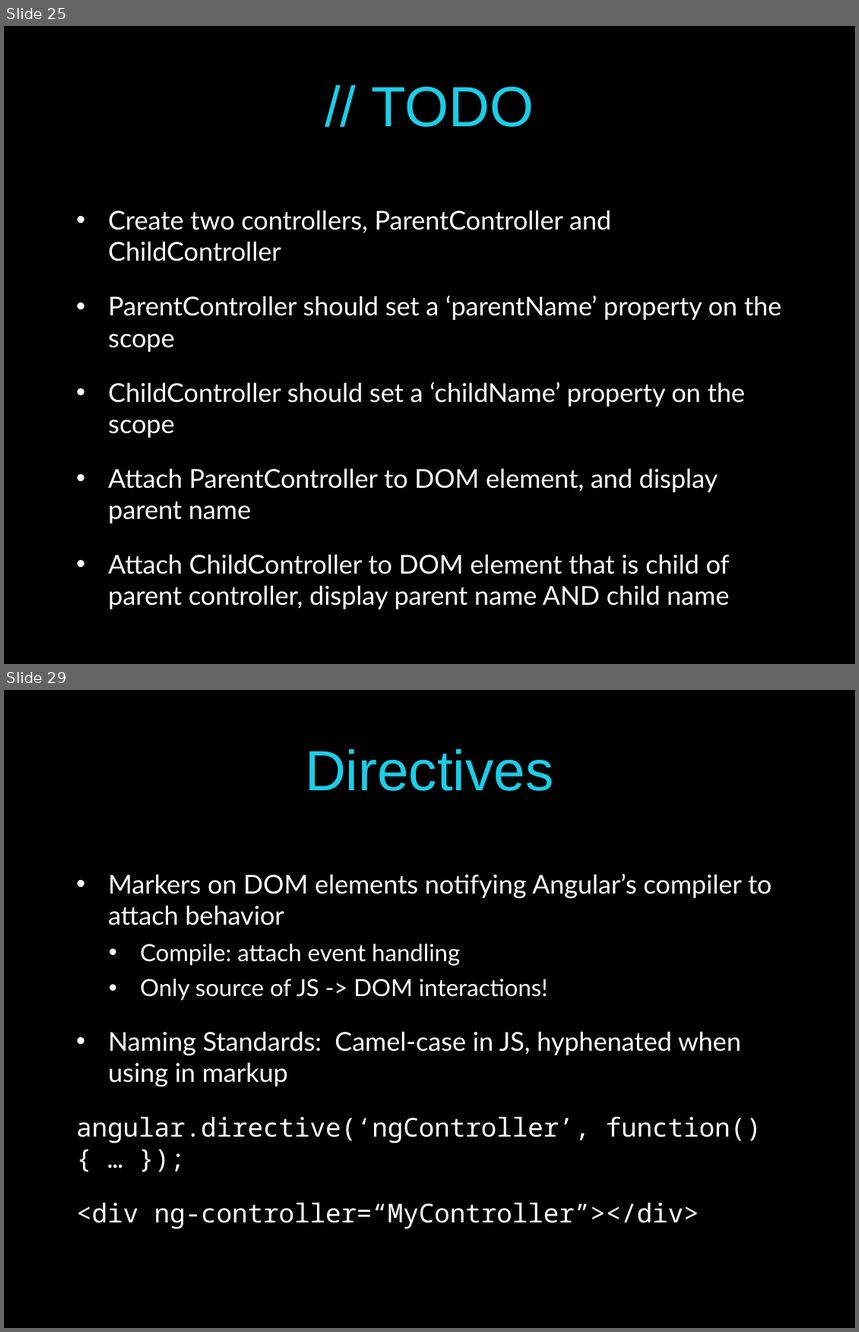
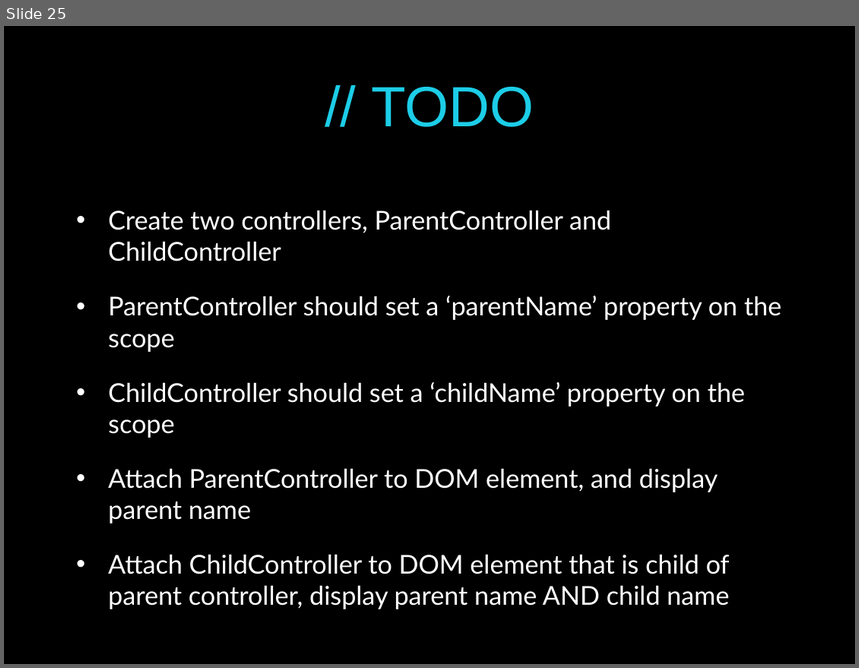
Before and after one commit to pmaccart/ng-bootcamp, a slide deck: slides/ng-bootcamp-day-1.pptx. Shown one above the other, each under a label of ours: slides 25 and 29 before the commit, slide 25 after it; the slides between them are not shown. The pictures are 859x1332 and 859x668 pixels, drawn with LibreOffice and Linux fonts; fonts in the diff are those of the drawing. Boxes give left, top, right and bottom in pixels: in the first picture for what was removed or moved away, otherwise in the second. Text is boxed around its words. In the diff, an @@ line names an element or a change of style, - is before the commit and + after.

```diff
--- a/slides/ng-bootcamp-day-1.pptx
+++ b/slides/ng-bootcamp-day-1.pptx
@@ slide 29 removed at <box>4,690,855,1328</box>, background #000000 @@
@@ title removed at <box>305,749,554,791</box> @@
-Directives
@@ text removed at <box>76,874,772,1230</box> @@
-• Markers on DOM elements notifying Angular’s compiler to attach behavior
-  • Compile: attach event handling
-  • Only source of JS -> DOM interactions!
-• Naming Standards: Camel-case in JS, hyphenated when using in markup
-angular.directive(‘ngController’, function() { … });
-<div ng-controller=“MyController”></div>
```
Also in this commit, not shown: 21 other slides removed, 2 other files.
